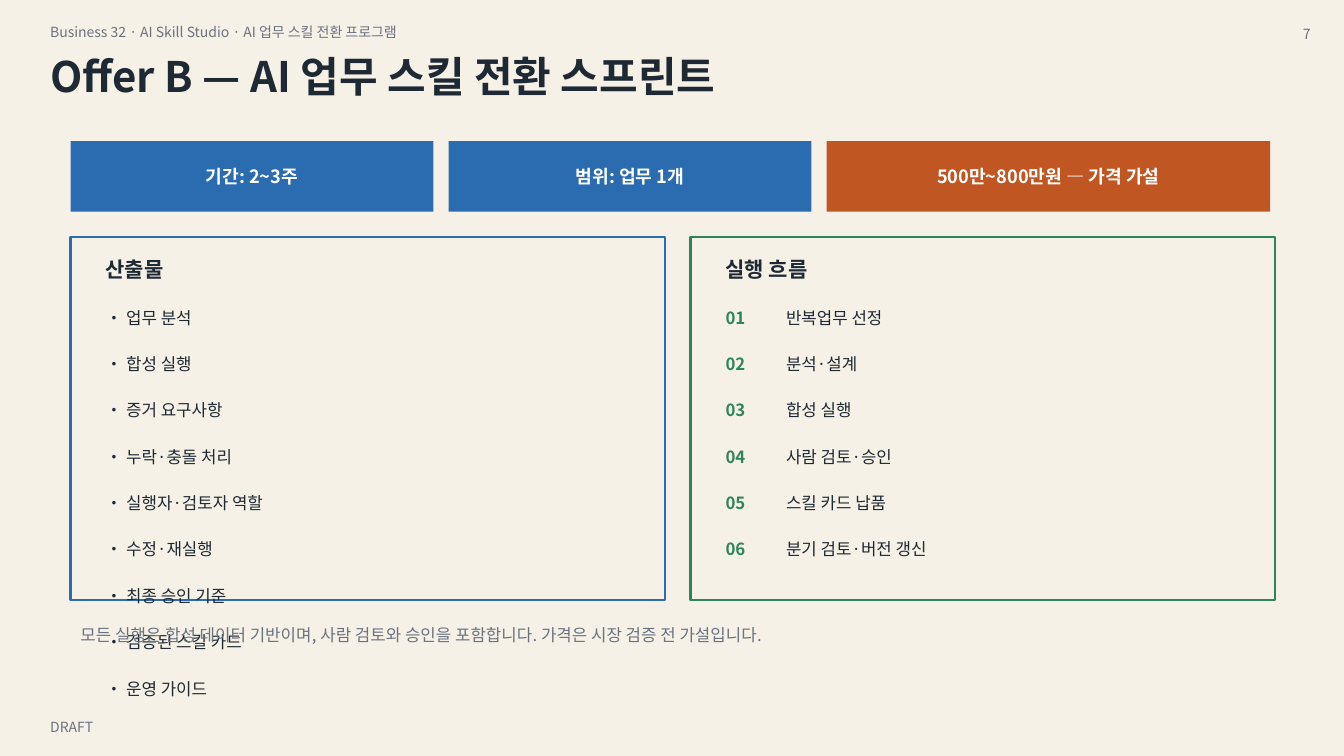
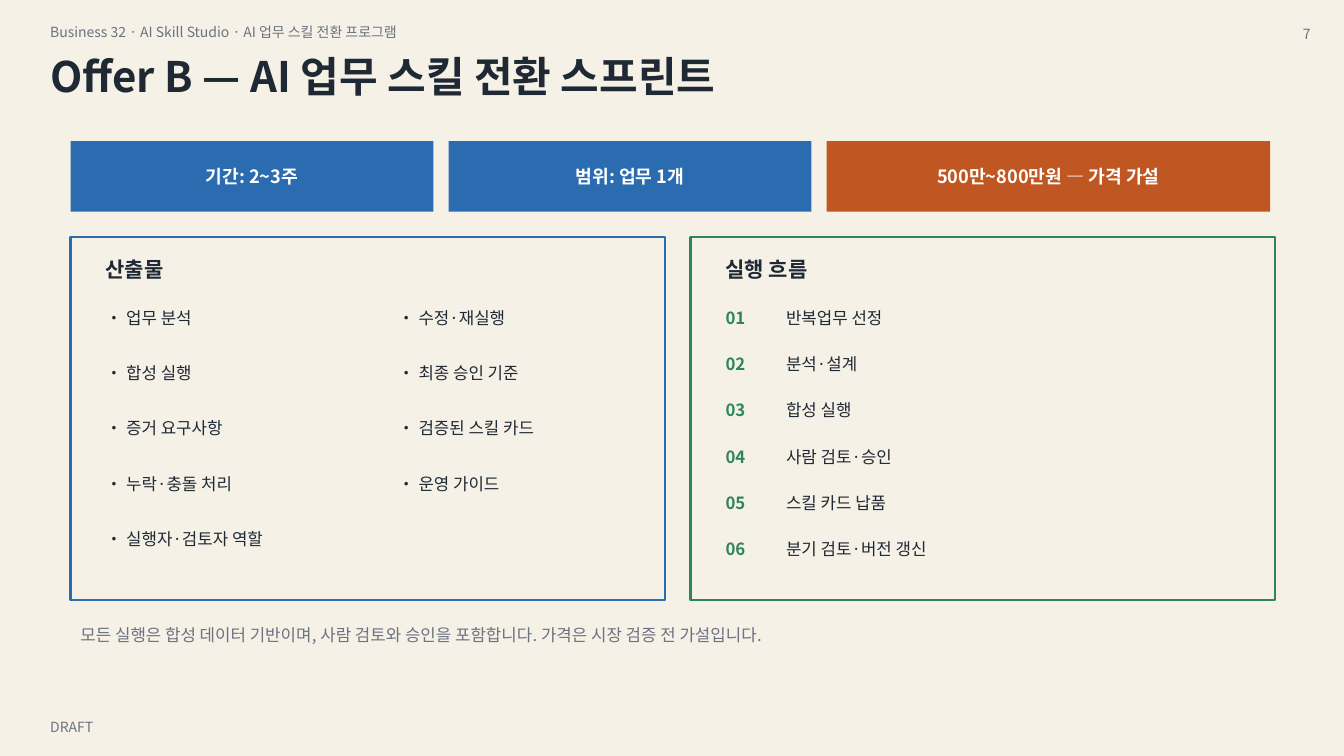
Before and after one commit to skerishKang/ai-revenue-lab, a slide deck: slide 7 of docs/commercial/business-32-ai-skill-studio/customer-package/Business32_Master_Proposal_10p.pptx. Drawn at 1344x756 pixels with LibreOffice and Linux fonts; fonts in the diff are those of the drawing. Boxes give left, top, right and bottom in pixels: in the first picture for what was removed or moved away, otherwise in the second. Text is boxed around its words. In the diff, an @@ line names an element or a change of style, - is before the commit and + after.

```diff
--- a/docs/commercial/business-32-ai-skill-studio/customer-package/Business32_Master_Proposal_10p.pptx
+++ b/docs/commercial/business-32-ai-skill-studio/customer-package/Business32_Master_Proposal_10p.pptx
@@ text "• 수정·재실행": place and size @@
-text "• 수정·재실행" at (126,541,213,557)
+text "• 수정·재실행" at (419,310,506,326)
@@ text "• 합성 실행": place and size @@
-text "• 합성 실행" at (126,356,192,372)
+text "• 합성 실행" at (126,365,192,381)
@@ text "• 최종 승인 기준": place and size @@
-text "• 최종 승인 기준" at (126,588,226,604)
+text "• 최종 승인 기준" at (419,365,519,381)
@@ text "• 증거 요구사항": place and size @@
-text "• 증거 요구사항" at (126,402,223,418)
+text "• 증거 요구사항" at (126,420,223,436)
@@ text "• 검증된 스킬 카드": place and size @@
-text "• 검증된 스킬 카드" at (126,631,242,650)
+text "• 검증된 스킬 카드" at (419,420,534,436)
@@ text "• 누락·충돌 처리": place and size @@
-text "• 누락·충돌 처리" at (126,449,232,465)
+text "• 누락·충돌 처리" at (126,476,232,492)
@@ text "• 운영 가이드": place and size @@
-text "• 운영 가이드" at (126,681,207,697)
+text "• 운영 가이드" at (419,476,499,492)
@@ text "• 실행자·검토자 역할": place and size @@
-text "• 실행자·검토자 역할" at (126,495,263,511)
+text "• 실행자·검토자 역할" at (126,531,263,547)
```
Also in this commit, not shown: 1 other slide changed, 14 other files.
